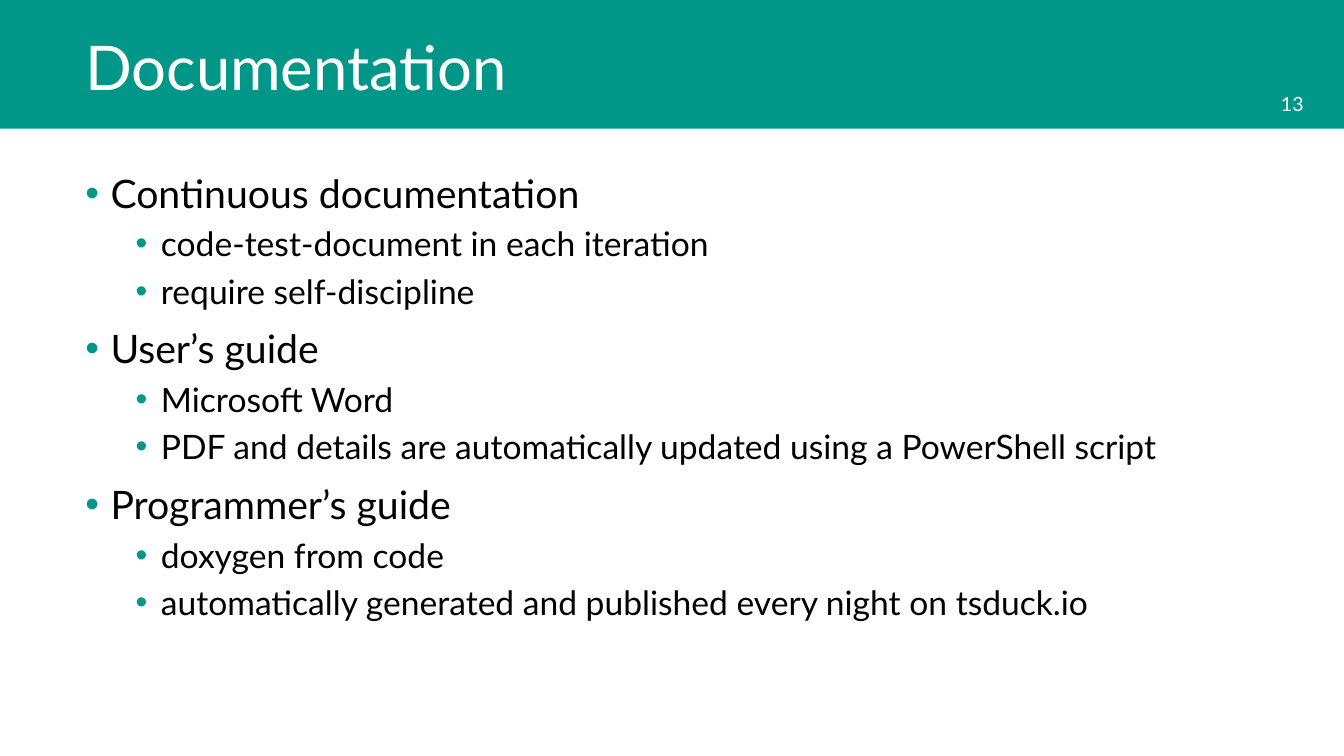
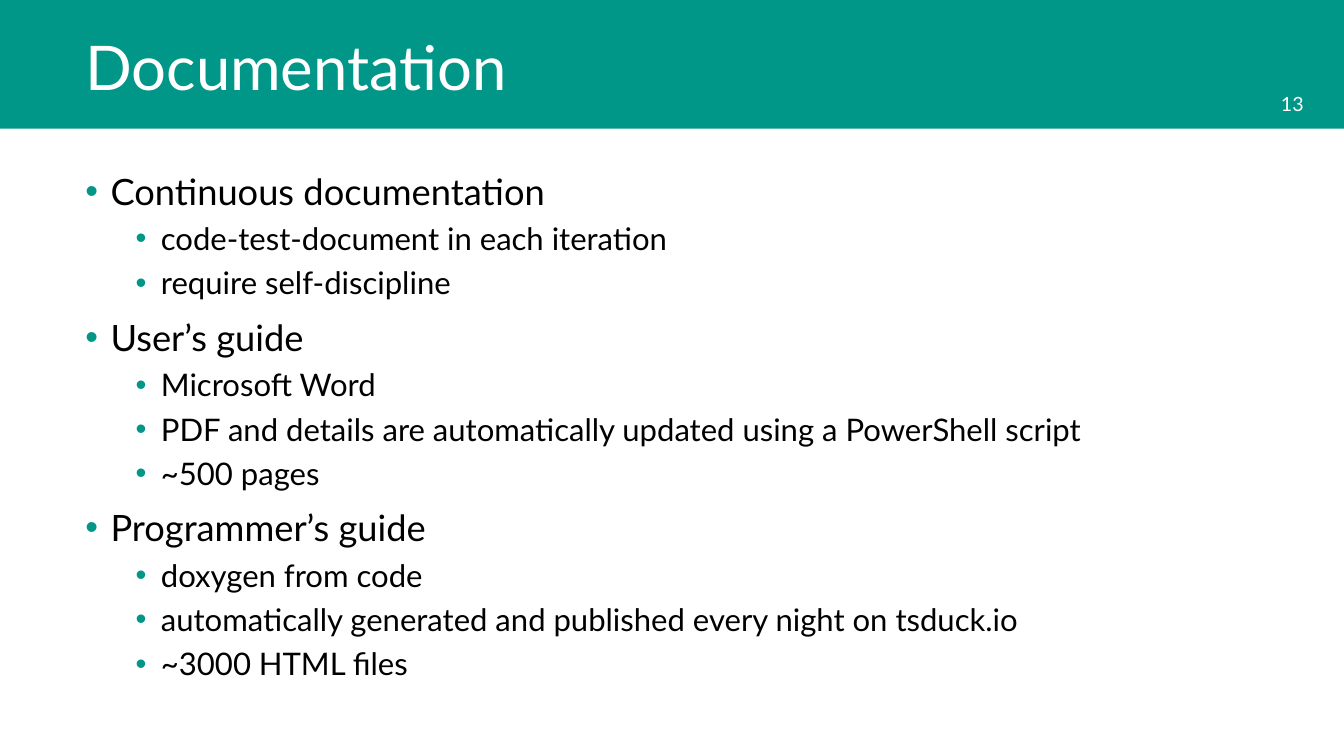
Before and after one commit to tsduck/tsduck, a slide deck: slide 13 of doc/tsduck-project.pptx. Drawn at 1344x756 pixels with LibreOffice and Linux fonts; fonts in the diff are those of the drawing; background and template pictures are left out. Boxes give left, top, right and bottom in pixels: in the first picture for what was removed or moved away, otherwise in the second. Text is boxed around its words. In the diff, an @@ line names an element or a change of style, - is before the commit and + after.

Commit message:
Documentation update

```diff
--- a/doc/tsduck-project.pptx
+++ b/doc/tsduck-project.pptx
@@ text at [111,178,1080,637]: size 28 to 25.9 pt in "Continuous documentation", "User’s guide", "Programmer’s guide"; size 24 to 22.2 pt in "code-test-document in each iteration", "require self-discipline", "Microsoft Word", "PDF and details are automatically updated using ..." and 2 more places @@
@@ text at [161,462,320,491]: paragraph added @@
+  • ~500 pages
@@ text at [161,652,408,676]: paragraph added @@
+  • ~3000 HTML files
```
Also in this commit, not shown: 9 other slides changed, 8 other files.
